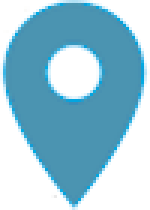
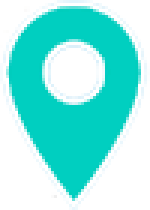
Revision of a layered (150, 210) image; what changed, layer by layer:
added layer "Layer 1 copy" above "Layer 1" over [0, 0, 147, 210]
